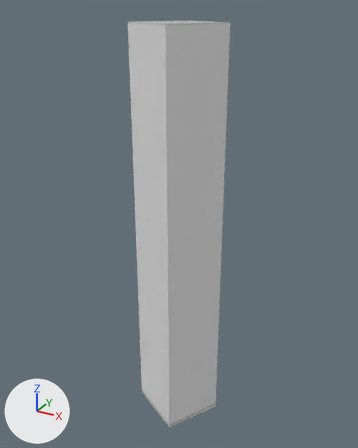
Before and after pictures for a commit that changed the glTF model public/models/buildings/osm-way-455556827.glb.
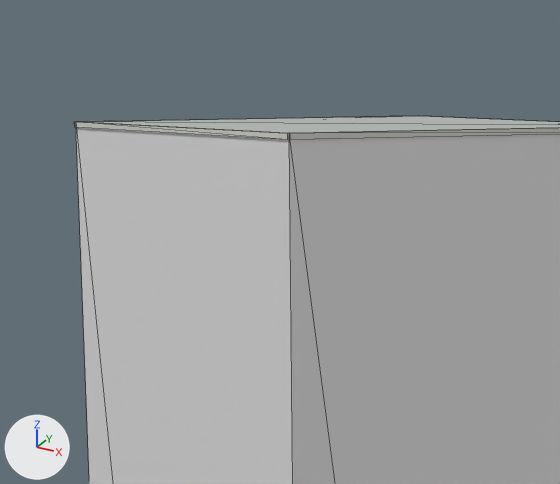
There are two pictures of each version: one whole from a 50 mm camera at (29.5, -53.3, 56.6) aimed at (-0.4, 0.9, 29.5), one close up on the part from 32% to 60% of the width and 0% to 19% of the height. Every picture has the same lights, and +X, +Y and +Z are marked at lower left. The last two pictures show the newer version. The close-ups show mesh edges as thin lines. Where no turn or scale is listed for an object, it has been applied to the vertices. Vertices at exactly the same position are counted once.

In view in the first close-up: 'reality 455556827 near reality aged pale plaster', 'reality 455556827 near reality flat weathered roof', 'reality 455556827 near reality pale aluminum sill'.
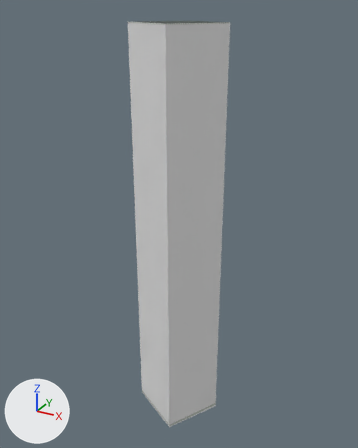
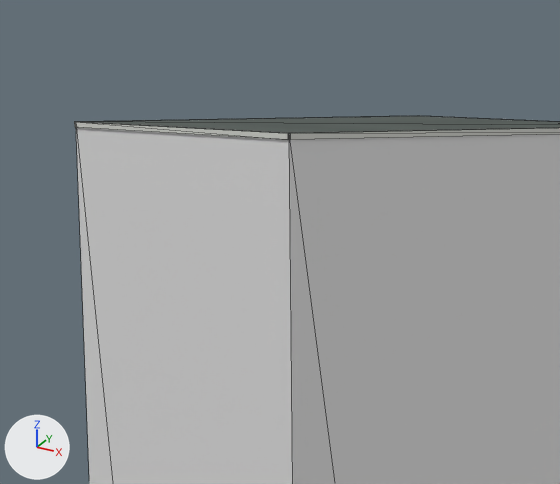
What changed in the scene script:
```text
Add img_roof_color:
    img_roof_color = load_image('roof-color', 'textures/1de3d7bb6546b7423004abcc0fb627c4d0c6ad03316b21d76a93f9bf4f470ca6.png', 256, 256, 'sRGB')
Change mat_reality_flat_weathered_roof:
    remove mat_reality_flat_weathered_roof.base_color = (0.451, 0.475, 0.455)  # grey #b3b7b4
    add mat_reality_flat_weathered_roof.texture = img_roof_color
Change me_reality_455556827_near_reality_pale_aluminum_sill:
    used by ob_reality_455556827_near_reality_pale_aluminum_sill; location = (0.0, 0.0, 0.0)
    verts and faces of me_reality_455556827_near_reality_pale_aluminum_sill; kept vertices keep their numbers, new ones are numbered from 16
    before: 2 (-1.74, 5.76, 55.0) at pixel (417, 115), 3 (-5.82, -1.52, 55.0) at pixel (75, 121), 6 (5.81, 1.56, 55.0), 7 (-1.7, 5.77, 55.0) at pixel (419, 115), 10 (1.74, -5.76, 55.0) at pixel (290, 133)
    before: 11 (5.82, 1.52, 55.0), 14 (-5.81, -1.56, 55.0) at pixel (74, 121), 15 (1.7, -5.77, 55.0) at pixel (287, 133)
    remove me_reality_455556827_near_reality_pale_aluminum_sill.from_pydata(...)  # 16 vertices, 8 faces; spans x -5.82..5.82, y -5.77..5.77, z 54.89..55.0
    add me_reality_455556827_near_reality_pale_aluminum_sill.from_pydata(...)  # 20 vertices, 16 faces; spans x -5.82..5.82, y -5.77..5.77, z 54.89..55.0
    me_reality_455556827_near_reality_pale_aluminum_sill part 1
    add verts[16] = (-5.8, -1.53, 55.0)  # pixel (75, 121)
    add verts[17] = (-1.72, 5.74, 55.0)  # pixel (418, 115)
    add verts[18] = (5.8, 1.53, 55.0)
    add verts[19] = (1.72, -5.74, 55.0)  # pixel (289, 133)
    add faces += [(2, 16, 17), (2, 3, 16), (6, 17, 18), (6, 7, 17), (10, 18, 19), (10, 11, 18)]
    add faces += [(14, 19, 16), (14, 15, 19)]
```

Where the change shows, as pixel boxes (x1, y1, x2, y2) in the close-ups (560 x 484 px):
'reality 455556827 near reality flat weathered roof', surface changed (darker)
    both: (86, 116, 560, 133)
part 1 of me_reality_455556827_near_reality_pale_aluminum_sill, added
    after: (83, 116, 554, 133)
